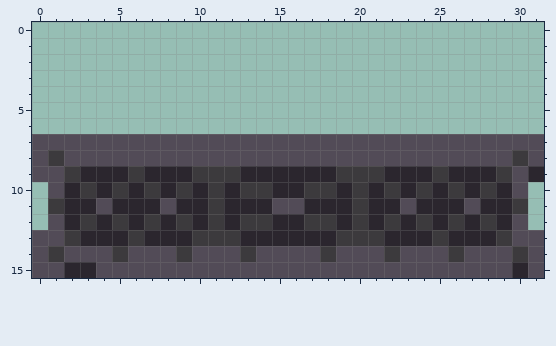
One commit to this pixel-art file: scenes/elevator/elevator.aseprite. This is how it looked before the edit.
32x16 pixels, 1 frame. Colours within 5 levels of each other are drawn and written as one.
After the commit:
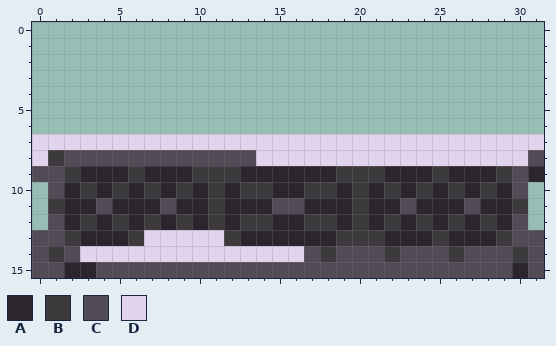
Palette (. is transparent): A #2b262e  B #3c3a3d  C #524b57  D #e3d4ed
Edits made:
layer "Layer 2" now shown
--- layer "Layer 2"
@@ x 0..31 @@
  6 ................................
- 7 CCCCCCCCCCCCCCCCCCCCCCCCCCCCCCCC
- 8 CBCCCCCCCCCCCCCCCCCCCCCCCCCCCCBC
+ 7 DDDDDDDDDDDDDDDDDDDDDDDDDDDDDDDD
+ 8 DBCCCCCCCCCCCCDDDDDDDDDDDDDDDDDC
  9 CCBAAABAAABBBAAAAAABBBAAABAAABCA
@@ x 1..18 @@
 12 CABABABABABABBAABB
-13 CBAAABAAABBBAAAAAA
-14 BCCCBCCCBCCCBCCCCB
+13 CBAAABDDDDDBAAAAAA
+14 BCDDDDDDDDDDDDDDCB
 15 CAACCCCCCCCCCCCCCC
Boxes around the changes in both pictures, in picture pixels (x1, y1, x2, y2):
changed: (32, 134, 544, 166)
changed: (80, 230, 304, 262)
